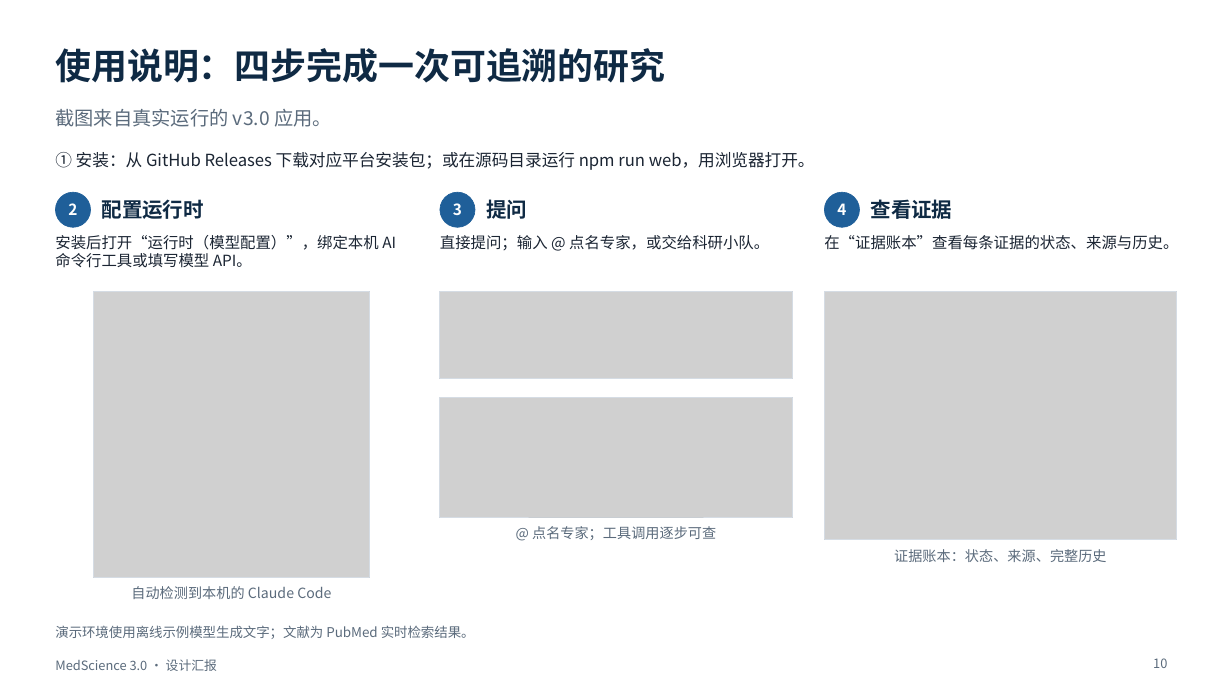
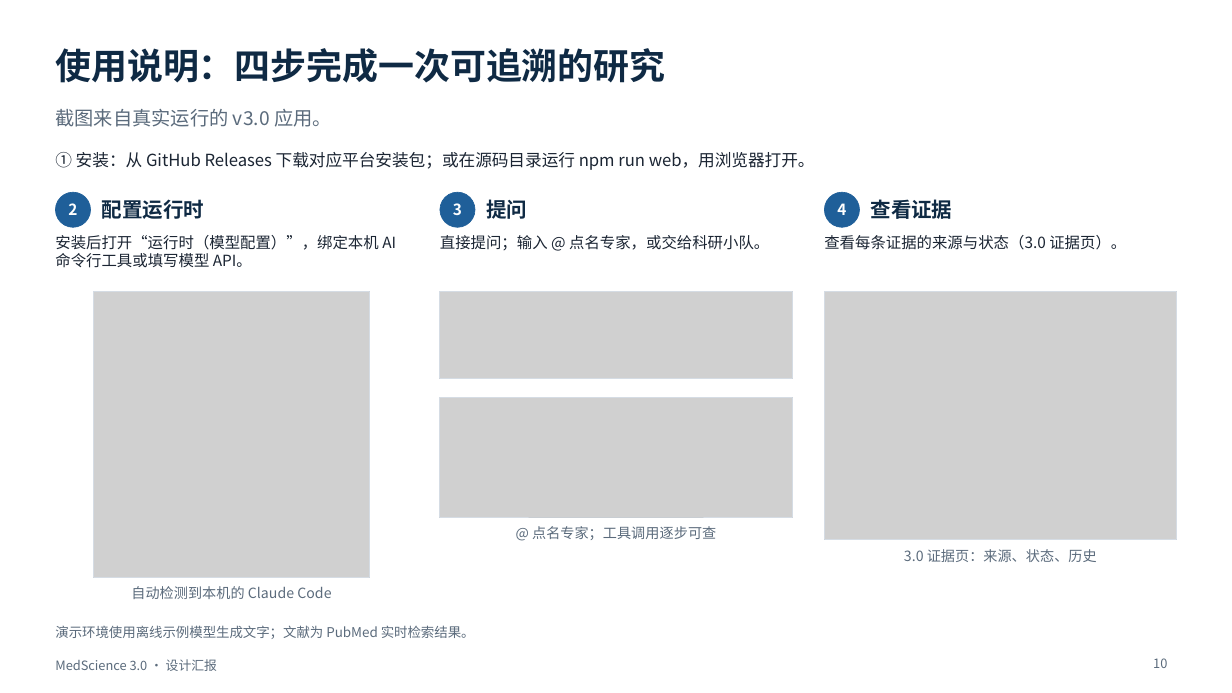
Before and after one commit to BenjaminDuo/MedScience, a slide deck: slide 10 of docs/presentation/MedScience-3.0-设计汇报.pptx. Drawn at 1232x693 pixels with LibreOffice and Linux fonts; fonts in the diff are those of the drawing; grey boxes stand for pictures. Boxes give left, top, right and bottom in pixels: in the first picture for what was removed or moved away, otherwise in the second. Text is boxed around its words. In the diff, an @@ line names an element or a change of style, - is before the commit and + after.

```diff
--- a/docs/presentation/MedScience-3.0-设计汇报.pptx
+++ b/docs/presentation/MedScience-3.0-设计汇报.pptx
@@ text at (x1=824, y1=235, x2=1126, y2=250): text changed @@
-在“证据账本”查看每条证据的状态、来源与历史。
+查看每条证据的来源与状态（3.0 证据页）。
@@ text at (x1=904, y1=549, x2=1097, y2=562): text changed @@
-证据账本：状态、来源、完整历史
+3.0 证据页：来源、状态、历史
```
Also in this commit, not shown: 7 other slides changed, 1 slide added, 1 slide removed, 3 other files.
